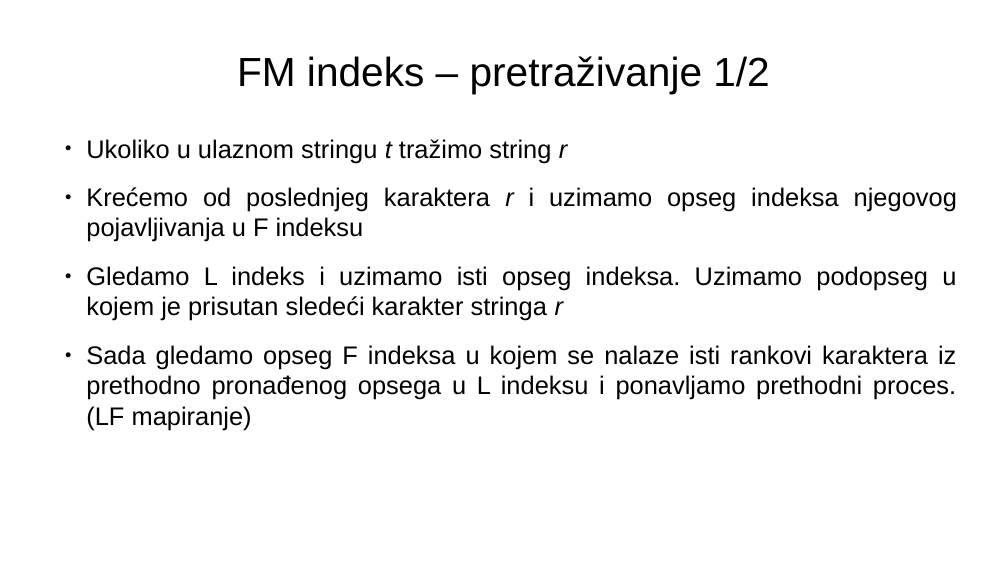
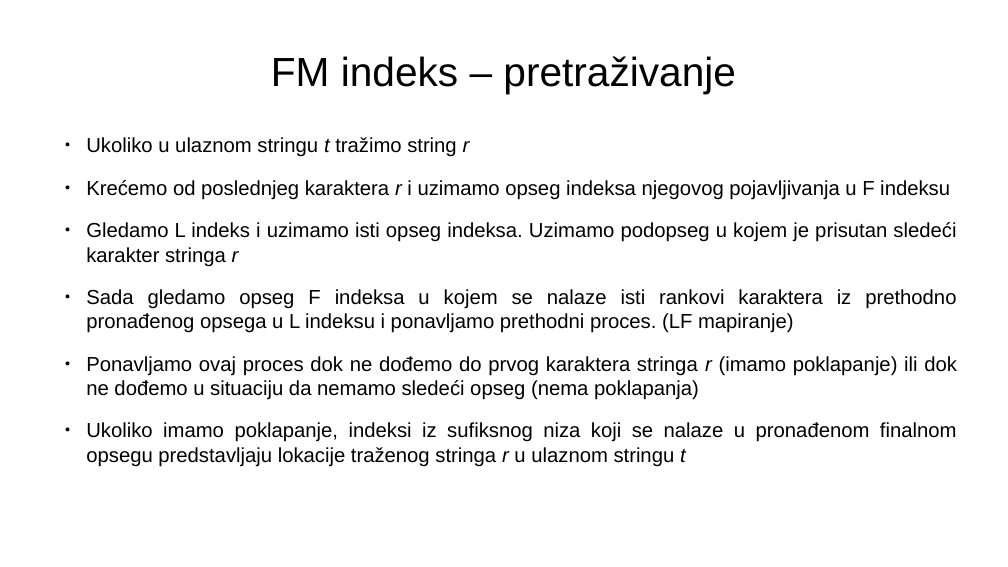
Before and after one commit to MalovicAleksandar/gi2022-ma213375m-projzad4, a slide deck: slide 4 of prezentacija.pptx (slide 5 before the commit). Drawn at 1008x567 pixels with LibreOffice and Linux fonts; fonts in the diff are those of the drawing. Boxes give left, top, right and bottom in pixels: in the first picture for what was removed or moved away, otherwise in the second. Text is boxed around its words. In the diff, an @@ line names an element or a change of style, - is before the commit and + after.

```diff
--- a/prezentacija.pptx
+++ b/prezentacija.pptx
@@ text at <box>271,56,736,93</box>: text changed @@
-FM indeks – pretraživanje 1/2
+FM indeks – pretraživanje
@@ text at <box>86,137,956,333</box>: size 20 to 16 pt in "Ukoliko u ulaznom stringu t tražimo string ...", "Krećemo od poslednjeg karaktera r i uzimamo ...", "Gledamo L indeks i uzimamo isti opseg ...", "Sada gledamo opseg F indeksa u kojem ..."; indent changed @@
@@ text at <box>86,356,957,467</box>: paragraphs added @@
+● Ponavljamo ovaj proces dok ne dođemo do prvog karaktera stringa r (imamo poklapanje) ili dok ne dođemo u situaciju da nemamo sledeći opseg (nema poklapanja)
+● Ukoliko imamo poklapanje, indeksi iz sufiksnog niza koji se nalaze u pronađenom finalnom opsegu predstavljaju lokacije traženog stringa r u ulaznom stringu t
```
Also in this commit, not shown: 3 other slides changed, 6 slides removed, 1 other file.
